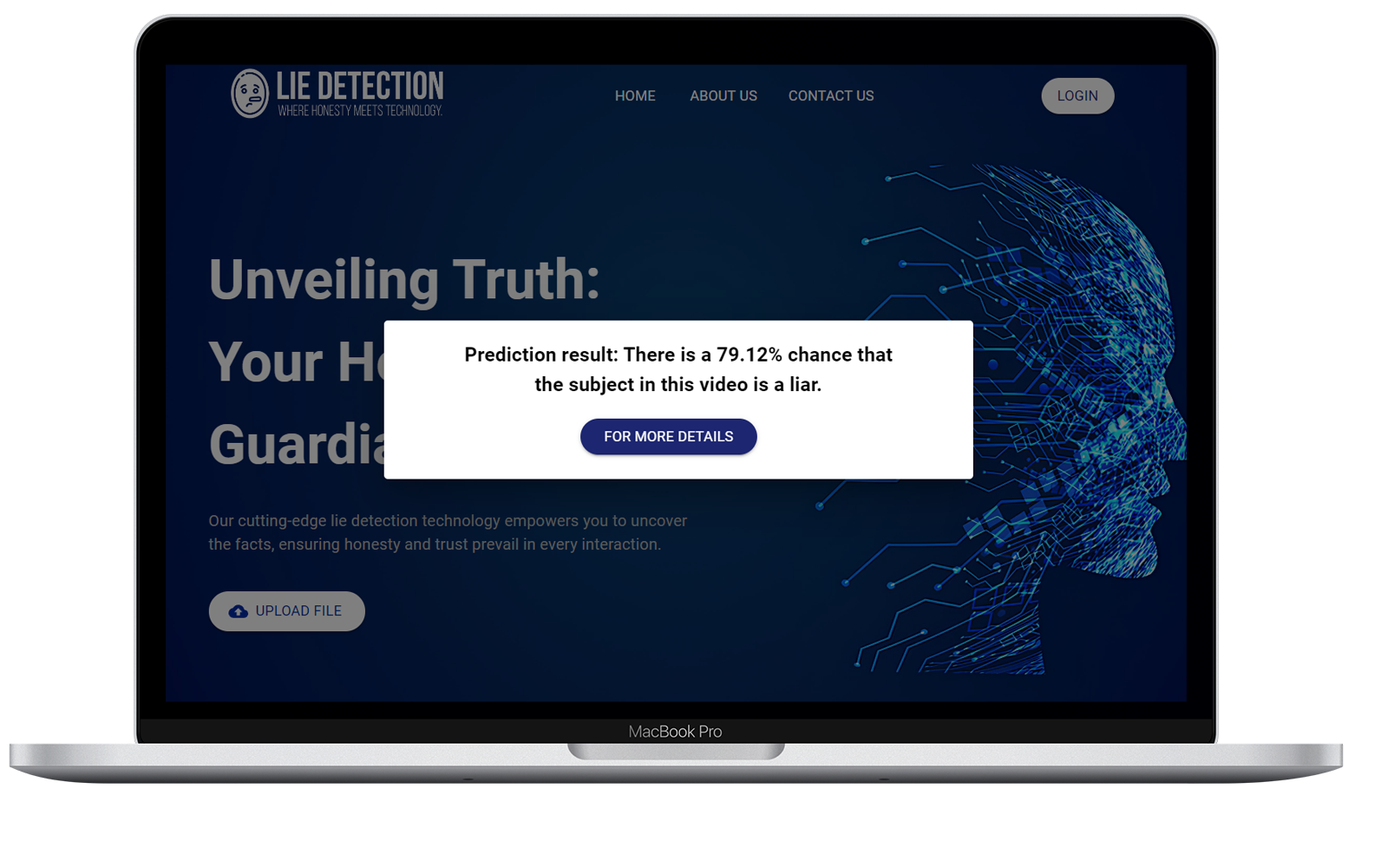
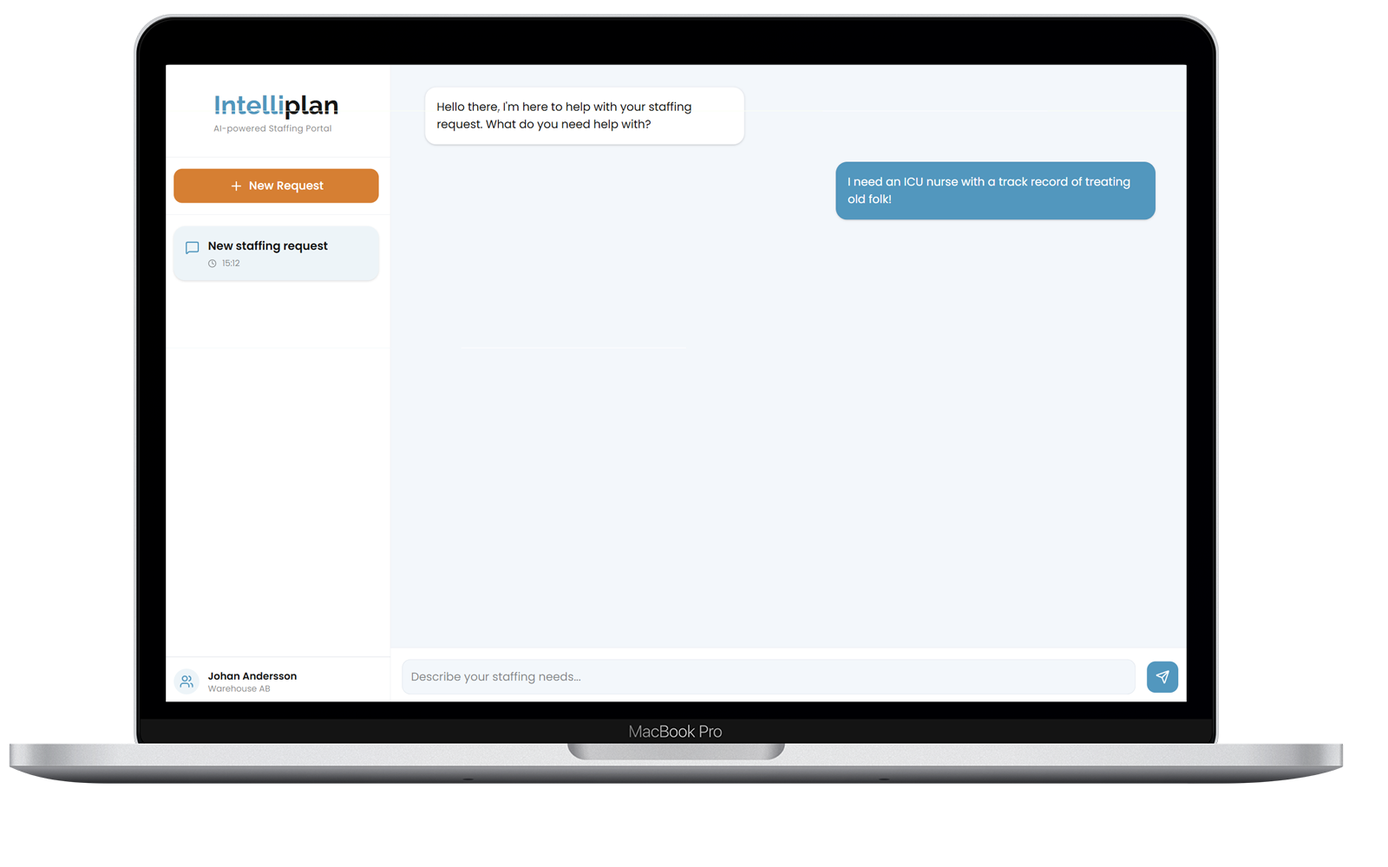
The second 1388 × 867 image is a revision of the first. Changes to its layers:
painted on "Layer 1" over [165,64,1187,703]
